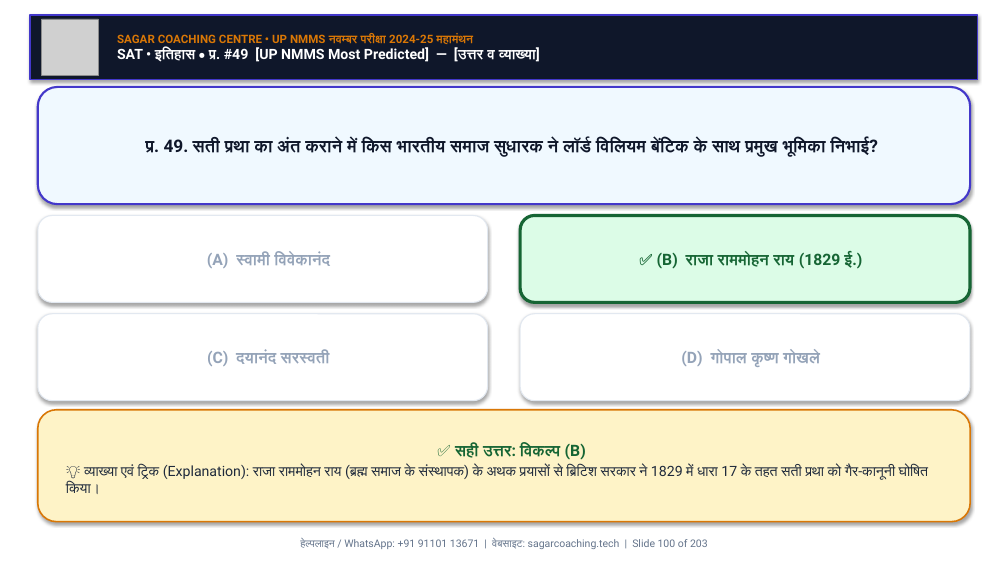
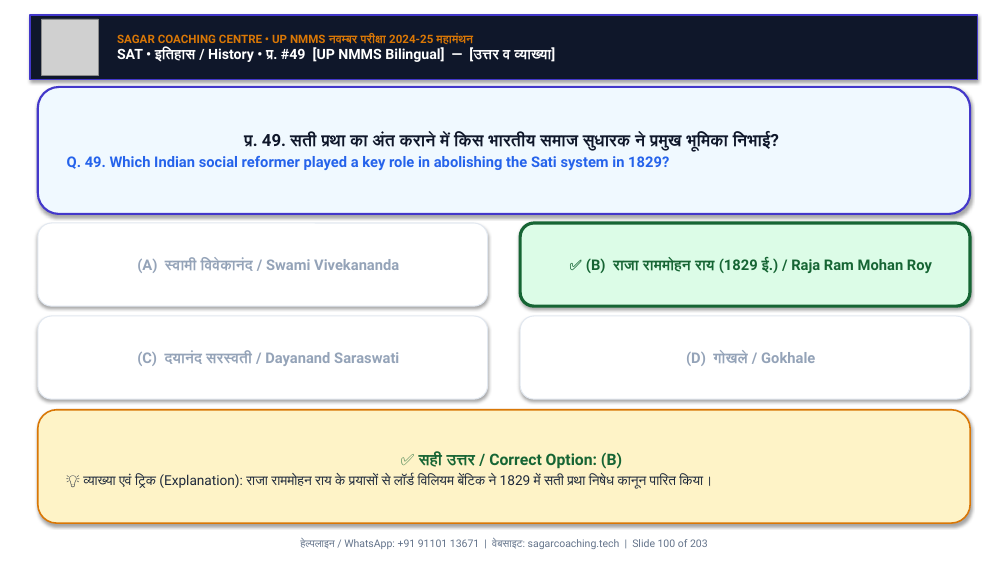
Before and after one commit to Sudhirkr85/nnms, a slide deck: slide 100 of UP_NMMS_MahaManthan_Nov_Exam_SagarSir/UP_NMMS_SAT_MahaManthan_100Q_Nov_Exam.pptx. Drawn at 1008x567 pixels with LibreOffice and Linux fonts; fonts in the diff are those of the drawing; grey boxes stand for pictures. Boxes give left, top, right and bottom in pixels: in the first picture for what was removed or moved away, otherwise in the second. Text is boxed around its words. In the diff, an @@ line names an element or a change of style, - is before the commit and + after.

Commit message:
feat: convert UP NMMS MAT & SAT MahaManthan PPTs and PDFs to bilingual (Hindi + English) format

```diff
--- a/UP_NMMS_MahaManthan_Nov_Exam_SagarSir/UP_NMMS_SAT_MahaManthan_100Q_Nov_Exam.pptx
+++ b/UP_NMMS_MahaManthan_Nov_Exam_SagarSir/UP_NMMS_SAT_MahaManthan_100Q_Nov_Exam.pptx
@@ text at <box>117,47,555,62</box>: text changed @@
-SAT • इतिहास • प्र. #49 [UP NMMS Most Predicted] — [उत्तर व व्याख्या]
+SAT • इतिहास / History • प्र. #49 [UP NMMS Bilingual] — [उत्तर व व्याख्या]
@@ rounded rectangle "प्र. 49. सती प्रथा का ...": place and size @@
-rounded rectangle "प्र. 49. सती प्रथा का ..." at <box>38,87,970,204</box>
+rounded rectangle "प्र. 49. सती प्रथा का ..." at <box>38,87,970,214</box>
@@ text in rounded rectangle at <box>67,134,779,170</box>: text changed; size 16.5 to 14 pt; text colour #0F172A to #2563EB @@
-प्र. 49. सती प्रथा का अंत कराने में किस भारतीय समाज सुधारक ने लॉर्ड विलियम बेंटिक के साथ प्रमुख भूमिका निभाई?
+प्र. 49. सती प्रथा का अंत कराने में किस भारतीय समाज सुधारक ने प्रमुख भूमिका निभाई?
+Q. 49. Which Indian social reformer played a key role in abolishing the Sati system in 1829?
@@ rounded rectangle "(A) स्वामी विवेकानंद / Swami ...": place and size @@
-rounded rectangle "(A) स्वामी विवेकानंद / Swami ..." at <box>38,216,488,302</box>
+rounded rectangle "(A) स्वामी विवेकानंद / Swami ..." at <box>38,223,488,306</box>
@@ rounded rectangle "✅ (B) राजा राममोहन राय ...": place and size @@
-rounded rectangle "✅ (B) राजा राममोहन राय ..." at <box>520,216,970,302</box>
+rounded rectangle "✅ (B) राजा राममोहन राय ..." at <box>520,223,970,306</box>
@@ text in rounded rectangle at <box>137,258,399,273</box>: text changed; size 15 to 14 pt @@
-(A) स्वामी विवेकानंद
+(A) स्वामी विवेकानंद / Swami Vivekananda
@@ text in rounded rectangle at <box>586,258,932,273</box>: text changed; size 15 to 14 pt @@
-✅ (B) राजा राममोहन राय (1829 ई.)
+✅ (B) राजा राममोहन राय (1829 ई.) / Raja Ram Mohan Roy
@@ text in rounded rectangle at <box>137,351,399,366</box>: text changed; size 15 to 14 pt @@
-(C) दयानंद सरस्वती
+(C) दयानंद सरस्वती / Dayanand Saraswati
@@ text in rounded rectangle at <box>686,351,815,366</box>: text changed; size 15 to 14 pt @@
-(D) गोपाल कृष्ण गोखले
+(D) गोखले / Gokhale
@@ text in rounded rectangle at <box>83,452,712,489</box>: text changed; size 13.5 to 13 pt @@
-✅ सही उत्तर: विकल्प (B)
-💡 व्याख्या एवं ट्रिक (Explanation): राजा राममोहन राय (ब्रह्म समाज के संस्थापक) के अथक प्रयासों से ब्रिटिश सरकार ने 1829 में धारा 17 के तहत सती प्रथा को गैर-कानूनी घोषित किया।
+✅ सही उत्तर / Correct Option: (B)
+💡 व्याख्या एवं ट्रिक (Explanation): राजा राममोहन राय के प्रयासों से लॉर्ड विलियम बेंटिक ने 1829 में सती प्रथा निषेध कानून पारित किया।
```
Also in this commit, not shown: 200 other slides changed, 9 other files.
